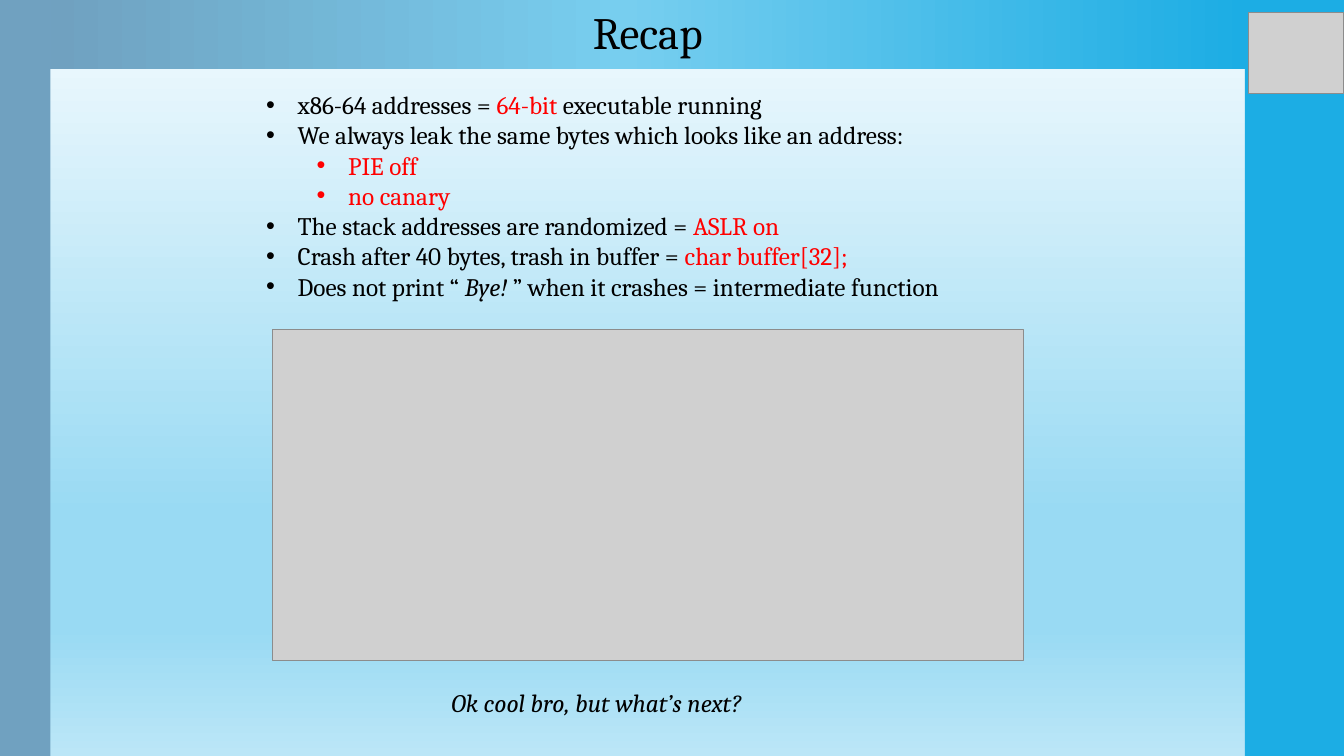
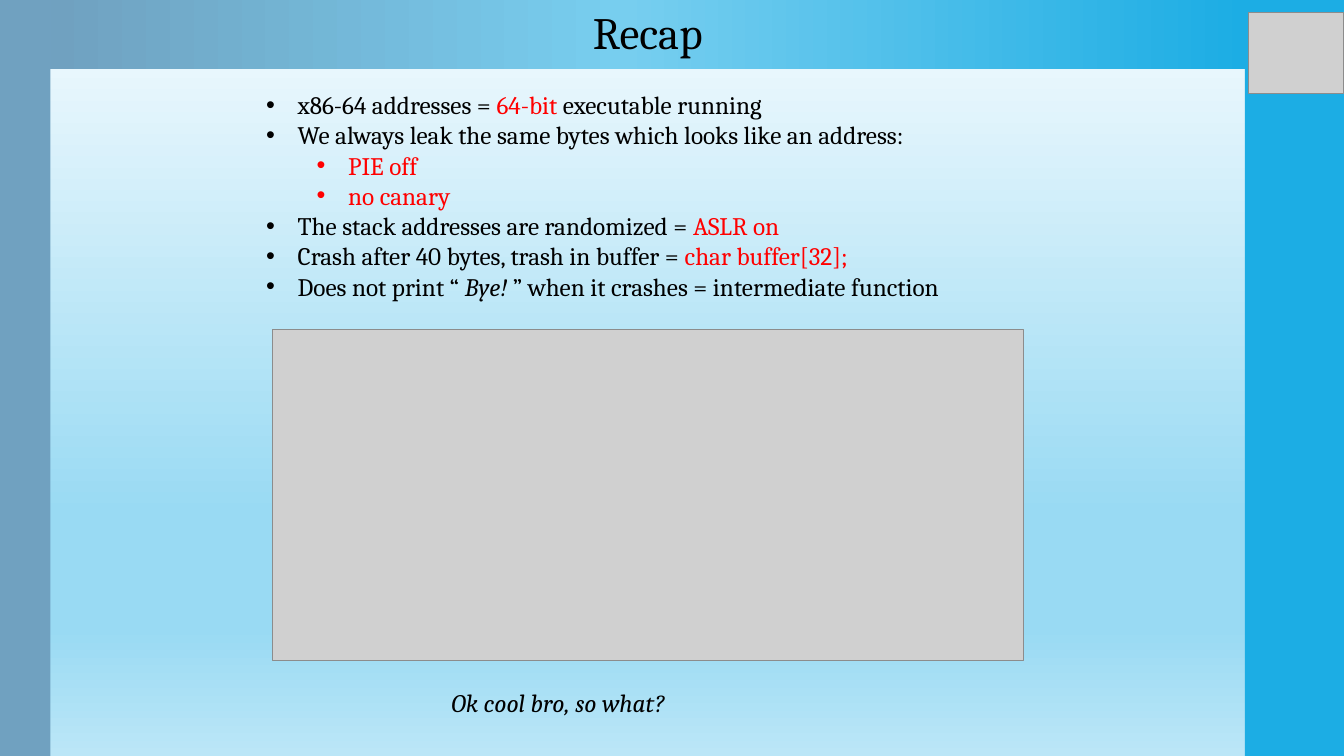
Before and after one commit to Ewael/LSE, a slide deck: slide 8 of Blind_Date/slides.pptx. Drawn at 1344x756 pixels with LibreOffice and Linux fonts; fonts in the diff are those of the drawing; grey boxes stand for pictures. Boxes give left, top, right and bottom in pixels: in the first picture for what was removed or moved away, otherwise in the second. Text is boxed around its words. In the diff, an @@ line names an element or a change of style, - is before the commit and + after.

```diff
--- a/Blind_Date/slides.pptx
+++ b/Blind_Date/slides.pptx
@@ text at box(451, 694, 664, 716): text changed @@
-Ok cool bro, but what’s next?
+Ok cool bro, so what?
```
Also in this commit, not shown: 6 other slides changed, 14 slides added, 4 slides removed.
